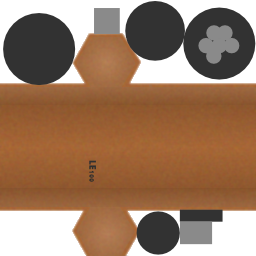
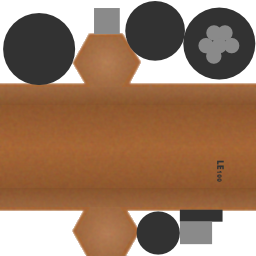
Comparing the layer stacks of the two 256 × 256 images. Changes:
moved "logo.png" above "Effetti", painted on it over [89, 160, 224, 182]
